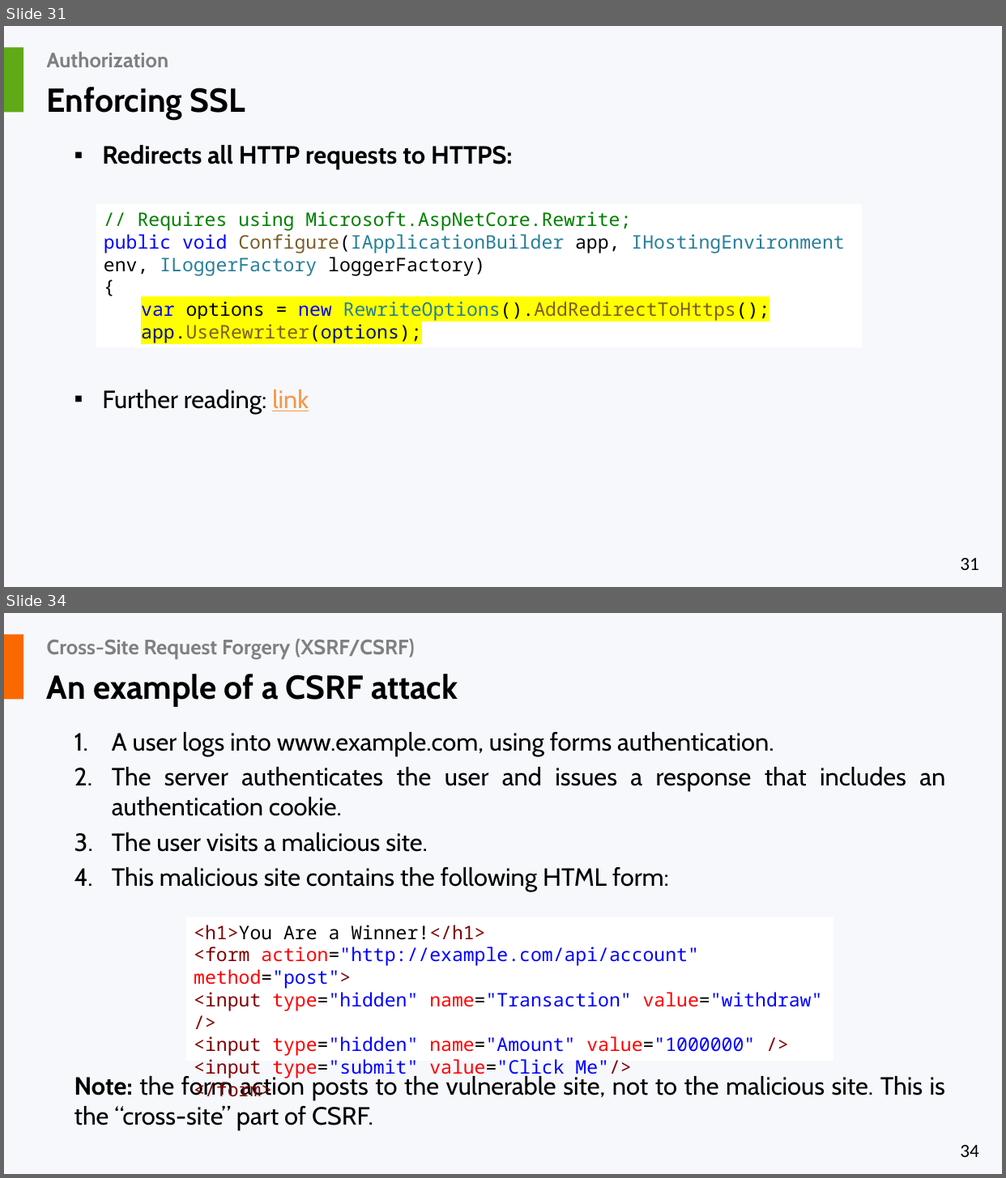
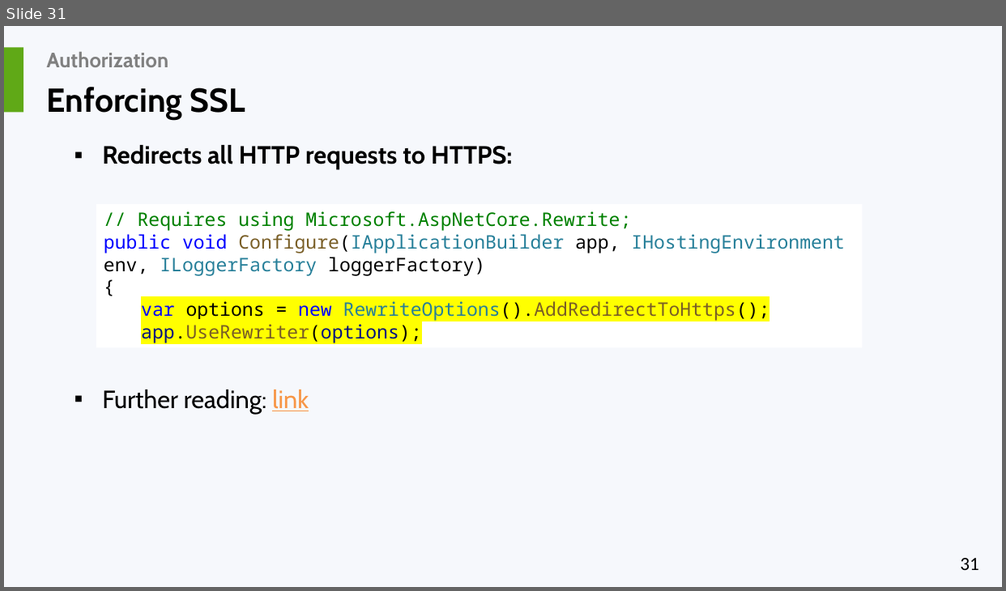
Before and after one commit to liviucotfas/ase-web-and-cloud-applications-security, a slide deck: Presentation ASPNET MVC Core - Part II.pptx. Shown one above the other, each under a label of ours: slides 31 and 34 before the commit, slide 31 after it; the slides between them are not shown. The pictures are 1006x1178 and 1006x591 pixels, drawn with LibreOffice and Linux fonts; fonts in the diff are those of the drawing. Boxes give left, top, right and bottom in pixels: in the first picture for what was removed or moved away, otherwise in the second. Text is boxed around its words. In the diff, an @@ line names an element or a change of style, - is before the commit and + after.

```diff
--- a/Presentation ASPNET MVC Core - Part II.pptx
+++ b/Presentation ASPNET MVC Core - Part II.pptx
@@ slide 34 removed at (x1=4, y1=613, x2=1002, y2=1174), background #F6F8FC; not listed: 1 template element that a slide beside it also shows @@
@@ rectangle removed at (x1=4, y1=635, x2=23, y2=700) @@
@@ title removed at (x1=47, y1=639, x2=415, y2=658) @@
-Cross-Site Request Forgery (XSRF/CSRF)
@@ text removed at (x1=47, y1=674, x2=458, y2=706) @@
-An example of a CSRF attack
@@ text removed at (x1=74, y1=732, x2=945, y2=1131) @@
-1. A user logs into www.example.com, using forms authentication.
-2. The server authenticates the user and issues a response that includes an authentication cookie.
-3. The user visits a malicious site.
-4. This malicious site contains the following HTML form:
-Note: the form action posts to the vulnerable site, not to the malicious site. This is the “cross-site” part of CSRF.
@@ rectangle removed at (x1=187, y1=917, x2=834, y2=1061) @@
-<h1>You Are a Winner!</h1>
-<form action="http://example.com/api/account" method="post">
-<input type="hidden" name="Transaction" value="withdraw" />
-<input type="hidden" name="Amount" value="1000000" />
-<input type="submit" value="Click Me"/>
-</form>
```
Also in this commit, not shown: 3 slides changed, 20 other slides removed, 7 other files.
